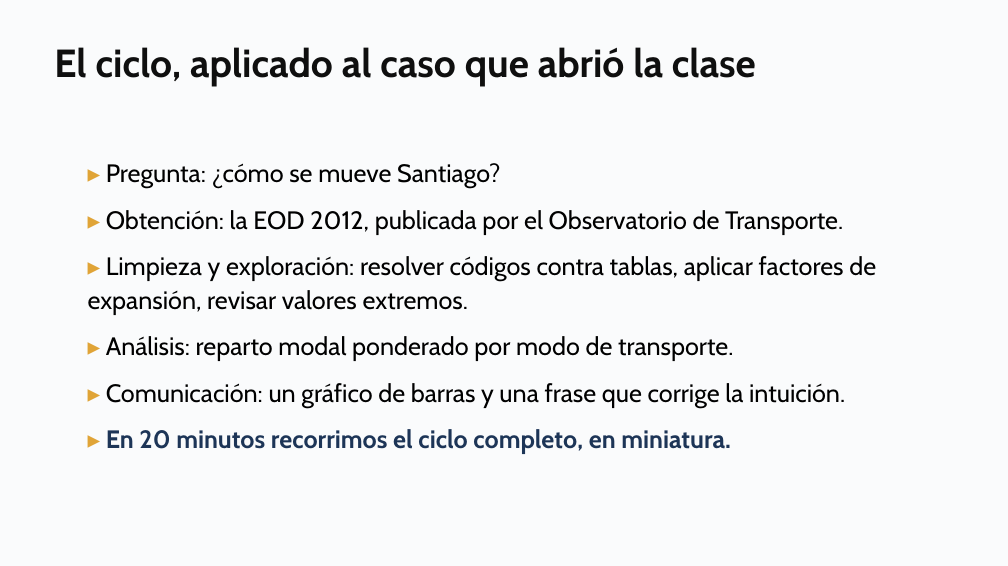
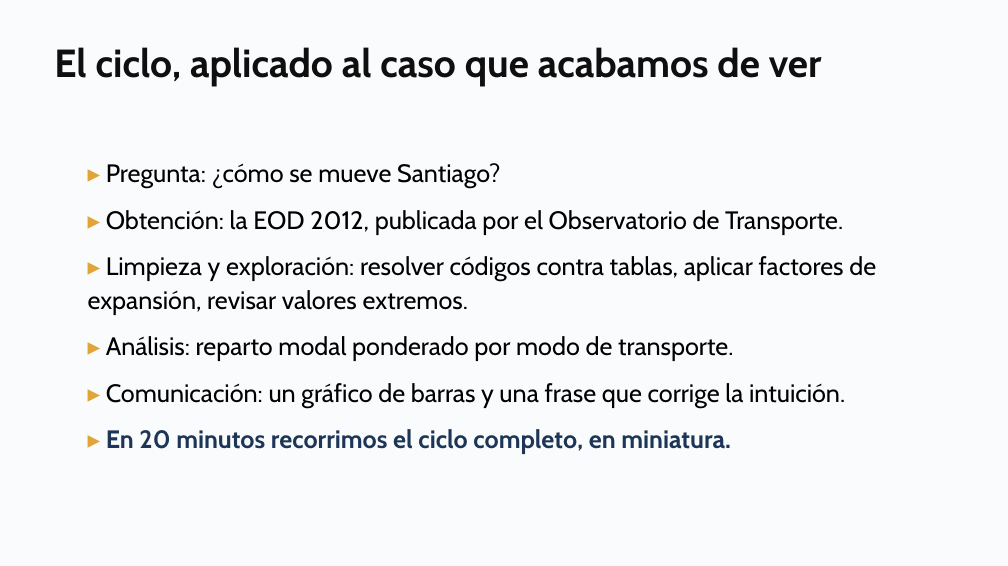
Before and after one commit to daniopitz/diplomado-cdd, a slide deck: slide 20 of presentaciones/clase01_fundamentos_ecosistema.pptx (slide 19 before the commit). Drawn at 1008x566 pixels with LibreOffice and Linux fonts; fonts in the diff are those of the drawing. Boxes give left, top, right and bottom in pixels: in the first picture for what was removed or moved away, otherwise in the second. Text is boxed around its words. In the diff, an @@ line names an element or a change of style, - is before the commit and + after.

```diff
--- a/presentaciones/clase01_fundamentos_ecosistema.pptx
+++ b/presentaciones/clase01_fundamentos_ecosistema.pptx
@@ text at [54,47,822,87]: text changed @@
-El ciclo, aplicado al caso que abrió la clase
+El ciclo, aplicado al caso que acabamos de ver
```
Also in this commit, not shown: 9 other slides changed, 2 slides added, 1 other file.
